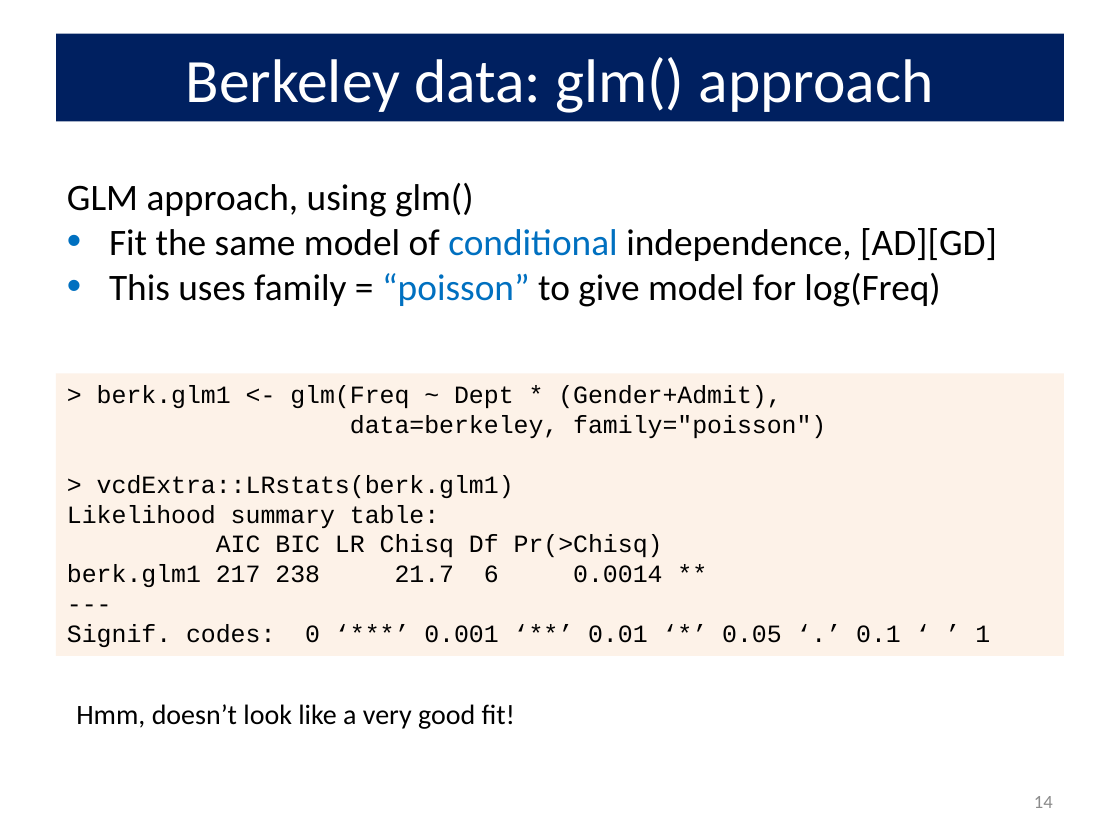
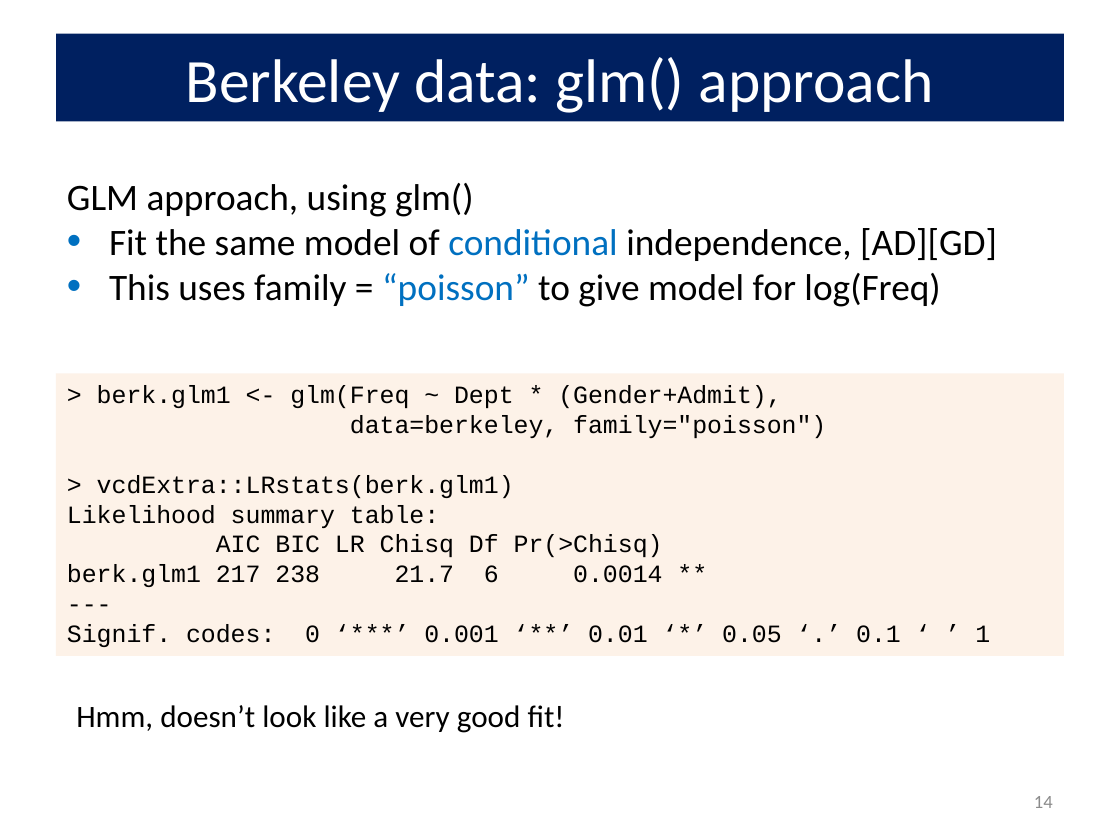
Before and after one commit to friendly/psy6136, a slide deck: slide 14 of docs/lectures/08-Loglin2.pptx. Drawn at 1120x840 pixels with LibreOffice and Linux fonts; fonts in the diff are those of the drawing. Boxes give left, top, right and bottom in pixels: in the first picture for what was removed or moved away, otherwise in the second. Text is boxed around its words. In the diff, an @@ line names an element or a change of style, - is before the commit and + after.

```diff
--- a/docs/lectures/08-Loglin2.pptx
+++ b/docs/lectures/08-Loglin2.pptx
@@ text "Hmm, doesn’t look like a ..." at <box>76,705,565,733</box>: size 18 to 20 pt @@
```
Also in this commit, not shown: 6 other files.
